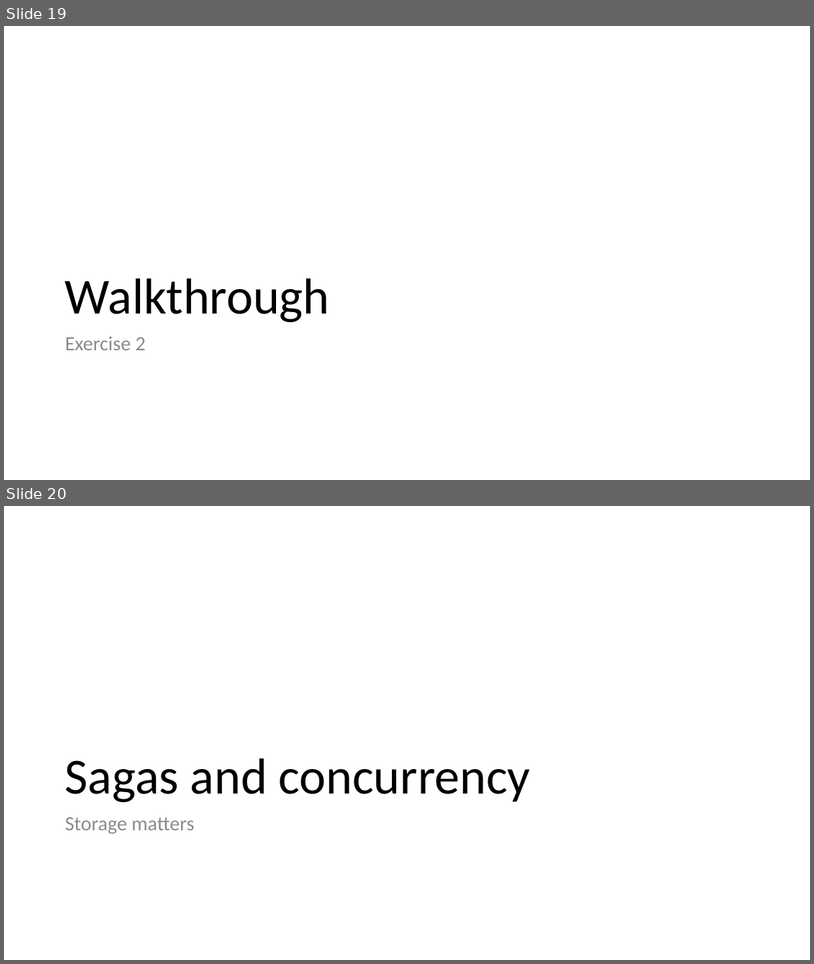
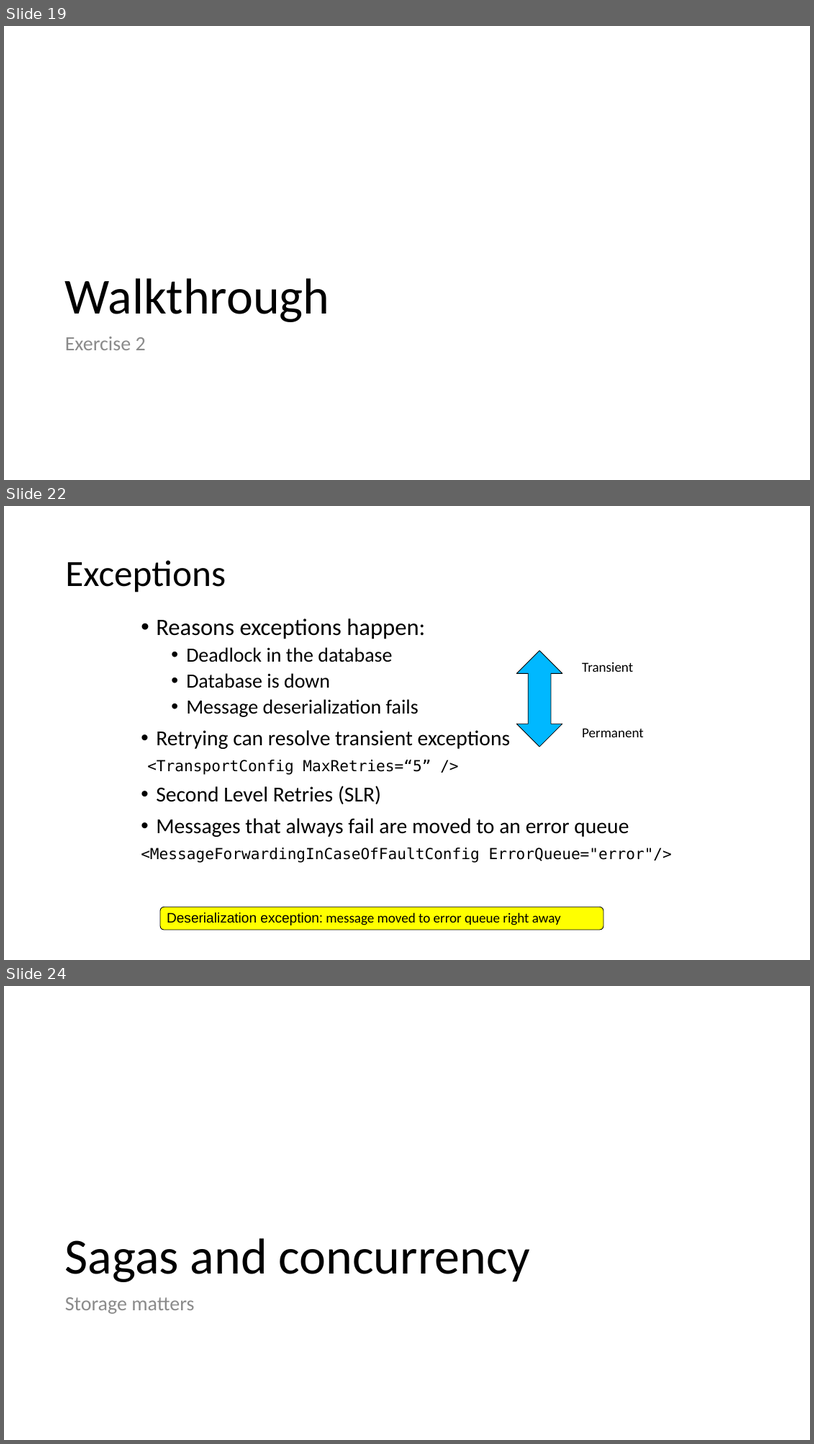
Before and after one commit to Particular/SagaMasterClass, a slide deck: SagaMasterClass.pptx. Shown one above the other, each under a label of ours: slides 19 and 20 before the commit, slides 19, 22 and 24 after it; the slides between them are not shown. The pictures are 814x964 and 814x1444 pixels, drawn with LibreOffice and Linux fonts; fonts in the diff are those of the drawing. Boxes give left, top, right and bottom in pixels: in the first picture for what was removed or moved away, otherwise in the second. Text is boxed around its words. In the diff, an @@ line names an element or a change of style, - is before the commit and + after.

```diff
--- a/SagaMasterClass.pptx
+++ b/SagaMasterClass.pptx
@@ slide 22 added at box(4, 506, 810, 960), background #FFFFFF @@
@@ title added at box(65, 560, 226, 592), 44 pt, text #000000 @@
+Exceptions
@@ text added at box(141, 618, 672, 862), 25.4 pt, text #000000 @@
+• Reasons exceptions happen:
+  • Deadlock in the database
+  • Database is down
+  • Message deserialization fails
+• Retrying can resolve transient exceptions
+<TransportConfig MaxRetries=“5” />
+• Second Level Retries (SLR)
+• Messages that always fail are moved to an error queue
+<MessageForwardingInCaseOfFaultConfig ErrorQueue="error"/>
@@ up down arrow added at box(517, 651, 563, 746), fill #00B8FF, outline #000000 0.75 pt @@
@@ text added at box(582, 662, 633, 672), 16.3 pt, text #000000 @@
+Transient
@@ text added at box(582, 728, 644, 737), 16.3 pt, text #000000 @@
+Permanent
@@ rounded rectangle added at box(160, 906, 604, 929), fill #FFFF00, outline #000000 0.75 pt, 16.3 pt, text #000000 @@
+Deserialization exception: message moved to error queue right away
@@ what was slide 20 is now slide 24 @@
```
Also in this commit, not shown: 7 slides changed, 9 other slides added.
